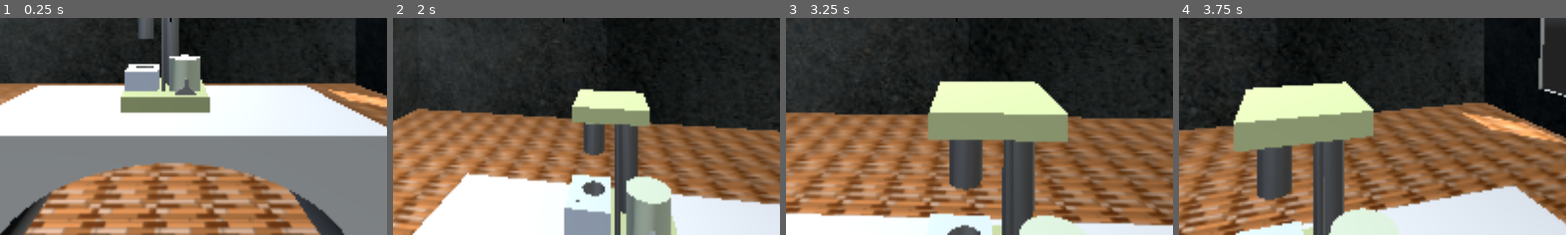
Above: before the commit, frames 1-4 (left to right).
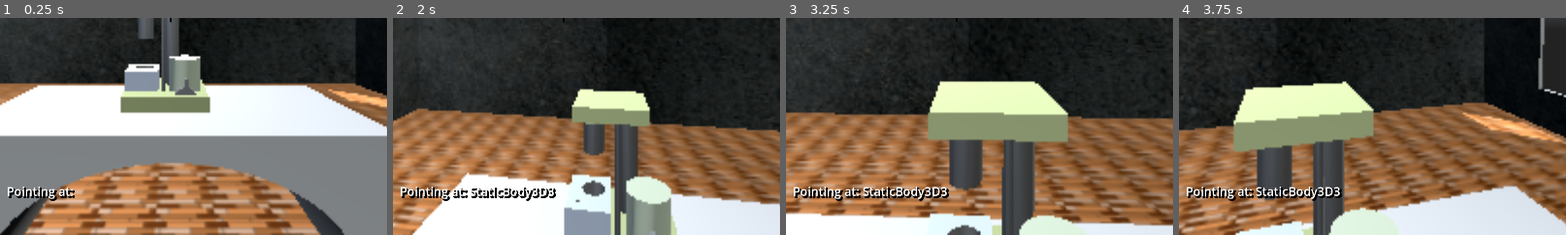
Above: after the commit, the same moments.

Repository: meyerAurelius/grant-proposal
Game: Godot game, scene res://main.tscn
The game is run twice, just before and just after one commit, with the same random seed, the same clock (stepped at 60 frames per second) and the same inputs. A sky picture missing from this copy of the repository is replaced by a grey-blue gradient.
Inputs (mouse positions are % of the whole screen's width and height, from its top left):
- Up to frame 1 (0.25 s): no input
- Up to frame 2 (2 s): tap Enter (ui_accept) at 0.5, 0.77, 1.52 s; move the mouse to (55, 50) at 0.52 s; hold W (key_up) from 0.53 s (still down); tap Shift (crouch) at 0.6 s; click (55, 50) at 0.67 s; move the mouse to (45, 50) at 1.27 s; tap Q (look_left) at 1.35 s; click (45, 50) at 1.42 s
- Up to frame 3 (3.25 s): keep holding W (key_up); move the mouse to (52, 48) at 2.02 s; tap E (look_right) at 2.1 s; click (52, 48) at 2.17 s; move the mouse to (49, 52) at 2.77 s; tap Ctrl (sprint) at 2.85 s; click (49, 52) at 2.92 s; tap Enter (ui_accept) at 3.02 s
- Up to frame 4 (3.75 s): keep holding W (key_up); move the mouse to (57, 51) at 3.52 s; tap Shift (crouch) at 3.6 s; click (57, 51) at 3.67 s
The pictures show only the part of the screen within x 28-78%, y 50-100%; the shares and areas given below are measured in that part.

The runs differ from the first frame. In frame 1, 0.7% of the frame differs, in the area x 2-20%, y 77-85%; in frame 2, 1.3%; in frame 3, 1.6%, in the area x 2-43%, y 77-85%; in frame 4, 1.6%.

Commit message:
Added raycasting ability, the user can now see the name of an object they are pointing at

Diff:
--- a/virtual-lab/player/player.gd
+++ b/virtual-lab/player/player.gd
@@ -421,6 +421,9 @@
 #region Debug Menu
 
 func update_debug_menu_per_frame():
+	# We can show what the user is currently pointed at
+	$UserInterface/RaycastIndicator.text = _handle_raycast_interact()
+
 	$UserInterface/DebugPanel.add_property("FPS", Performance.get_monitor(Performance.TIME_FPS), 0)
 	var status : String = state
 	if !is_on_floor():
@@ -428,7 +431,11 @@
 	$UserInterface/DebugPanel.add_property("State", status, 4)
 
 
+
+
 func update_debug_menu_per_tick():
+
+
 	# Big thanks to github.com/LorenzoAncora for the concept of the improved debug values
 	current_speed = Vector3.ZERO.distance_to(get_real_velocity())
 	$UserInterface/DebugPanel.add_property("Speed", snappedf(current_speed, 0.001), 1)
@@ -447,11 +454,6 @@
 	if event is InputEventMouseMotion and Input.mouse_mode == Input.MOUSE_MODE_CAPTURED:
 		mouseInput = event.relative
 
-	elif event is InputEventMouseButton \
-		and event.button_index == MOUSE_BUTTON_LEFT \
-		and event.is_pressed() \
-		and Input.mouse_mode == Input.MOUSE_MODE_CAPTURED:
-		_handle_raycast_interact()
 
 	# Toggle debug menu
 	elif event is InputEventKey:
@@ -461,19 +463,21 @@
 				$UserInterface/DebugPanel.visible = !$UserInterface/DebugPanel.visible
 
 func _handle_raycast_interact():
+
 	if !RAY:
-		return
+		return "Pointing at: "
 
 	if RAY.is_colliding():
 		var collider = RAY.get_collider()
 
 		# Most 3D hittable things are CollisionObject3D (StaticBody3D, MeshInstance3D with collider, etc.)
 		if collider is Node:
-			print("Selected: ", collider.name)
+			return "Pointing at: " + String(collider.name)
+
 		else:
-			print("Hit something without a Node name")
+			return "Pointing at: "
 	else:
-		print("No object selected")
+		return "Pointing at: "
 
 #endregion
 
--- a/virtual-lab/player/player.tscn
+++ b/virtual-lab/player/player.tscn
@@ -134,6 +134,20 @@
 scale = Vector2(0.1, 0.1)
 texture = ExtResource("3_yw30f")
 
+[node name="RaycastIndicator" type="RichTextLabel" parent="UserInterface"]
+layout_mode = 0
+offset_left = 555.0
+offset_top = 950.0
+offset_right = 1099.0
+offset_bottom = 1014.0
+theme_override_colors/font_shadow_color = Color(0, 0, 0, 1)
+theme_override_constants/shadow_outline_size = 5
+theme_override_constants/shadow_offset_x = 4
+theme_override_constants/shadow_offset_y = 4
+theme_override_font_sizes/normal_font_size = 30
+text = "Hello world"
+scroll_active = false
+
 [node name="CrouchCeilingDetection" type="ShapeCast3D" parent="."]
 transform = Transform3D(1, 0, 0, 0, 1, 0, 0, 0, 1, 0, 3.5532956, 0)
 shape = SubResource("SphereShape3D_yw30f")
